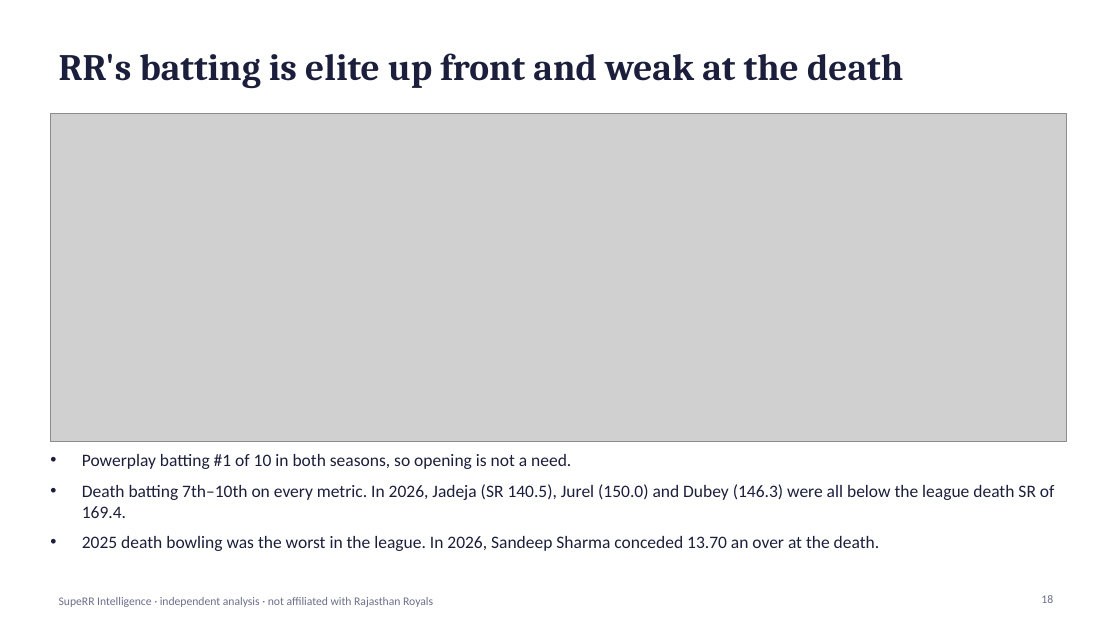
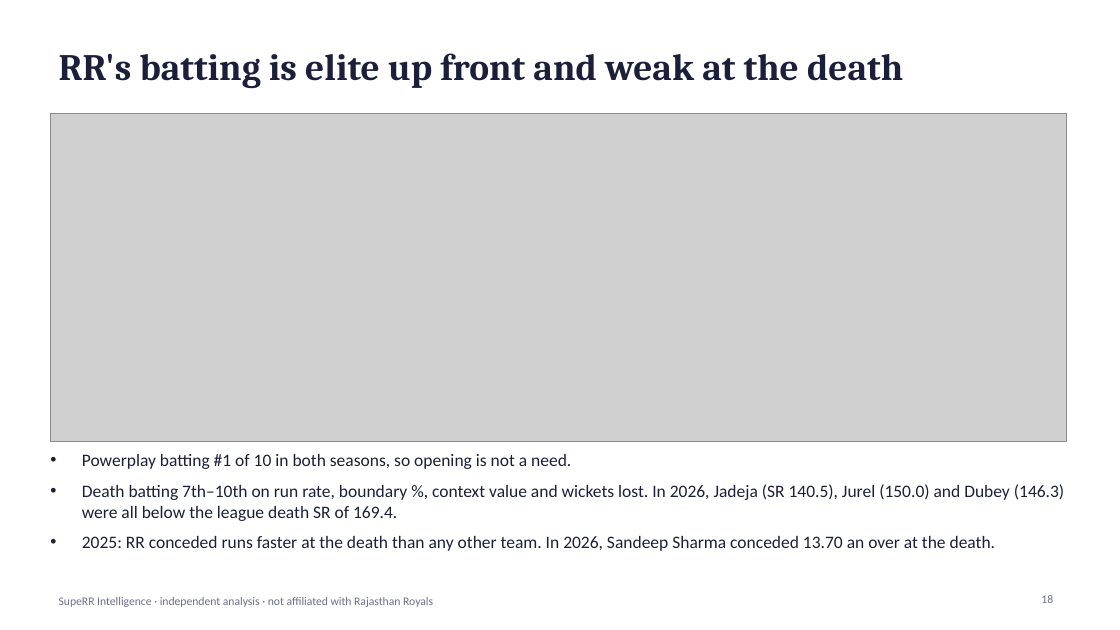
Before and after one commit to Anurag-1902-Patil/RR-Hackathon, a slide deck: slide 18 of reports/presentation.pptx. Drawn at 1120x630 pixels with LibreOffice and Linux fonts; fonts in the diff are those of the drawing; grey boxes stand for pictures. Boxes give left, top, right and bottom in pixels: in the first picture for what was removed or moved away, otherwise in the second. Text is boxed around its words. In the diff, an @@ line names an element or a change of style, - is before the commit and + after.

```diff
--- a/reports/presentation.pptx
+++ b/reports/presentation.pptx
@@ text at (82, 484, 1064, 551): text changed @@
-• Death batting 7th–10th on every metric. In 2026, Jadeja (SR 140.5), Jurel (150.0) and Dubey (146.3) were all below the league death SR of 169.4.
-• 2025 death bowling was the worst in the league. In 2026, Sandeep Sharma conceded 13.70 an over at the death.
+• Death batting 7th–10th on run rate, boundary %, context value and wickets lost. In 2026, Jadeja (SR 140.5), Jurel (150.0) and Dubey (146.3) were all below the league death SR of 169.4.
+• 2025: RR conceded runs faster at the death than any other team. In 2026, Sandeep Sharma conceded 13.70 an over at the death.
```
Also in this commit, not shown: 1 other slide changed, 6 other files.
